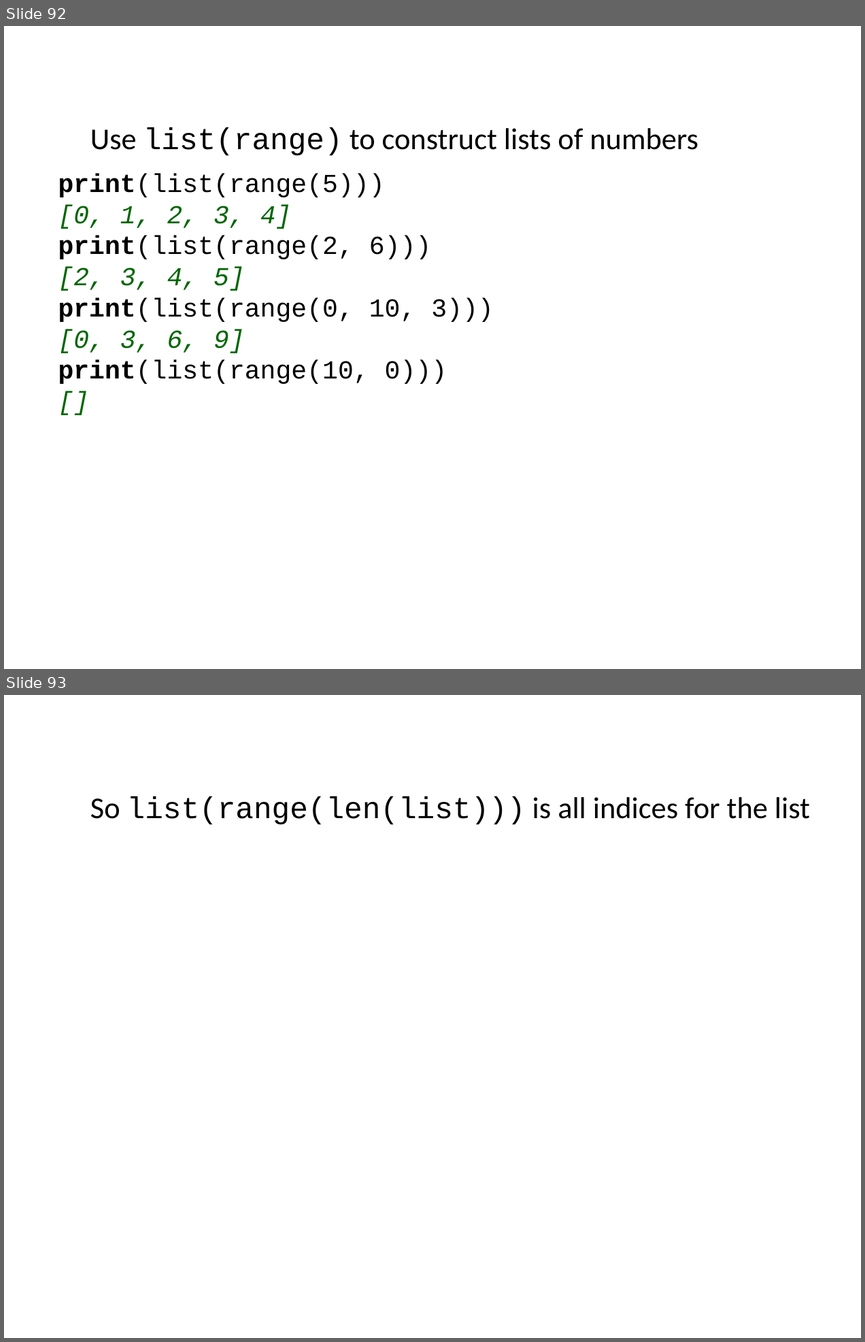
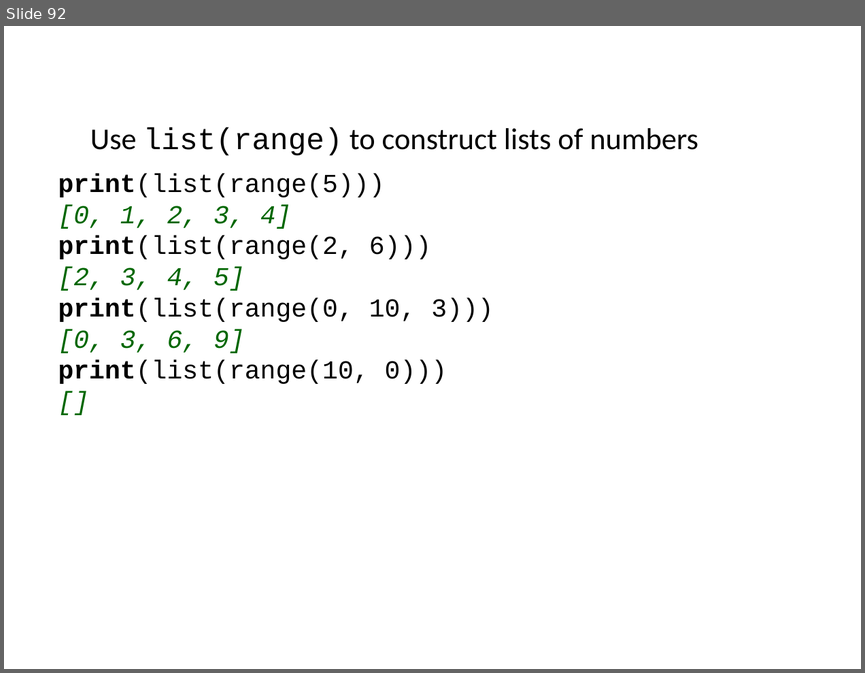
Before and after one commit to ncasuk/ncas-isc, a slide deck: python/presentations/learning_python/07_lists.pptx. Shown one above the other, each under a label of ours: slides 92 and 93 before the commit, slide 92 after it. The pictures are 865x1342 and 865x673 pixels, drawn with LibreOffice and Linux fonts; fonts in the diff are those of the drawing; background and template pictures are left out. Boxes give left, top, right and bottom in pixels: in the first picture for what was removed or moved away, otherwise in the second. Text is boxed around its words. In the diff, an @@ line names an element or a change of style, - is before the commit and + after.

```diff
--- a/python/presentations/learning_python/07_lists.pptx
+++ b/python/presentations/learning_python/07_lists.pptx
@@ slide 93 removed at [4,695,861,1338], background picture (left out) @@
@@ text removed at [90,797,810,825] @@
-So list(range(len(list))) is all indices for the list
```
Also in this commit, not shown: 1 slide changed, 5 slides added, 5 other slides removed, 1 other file.
